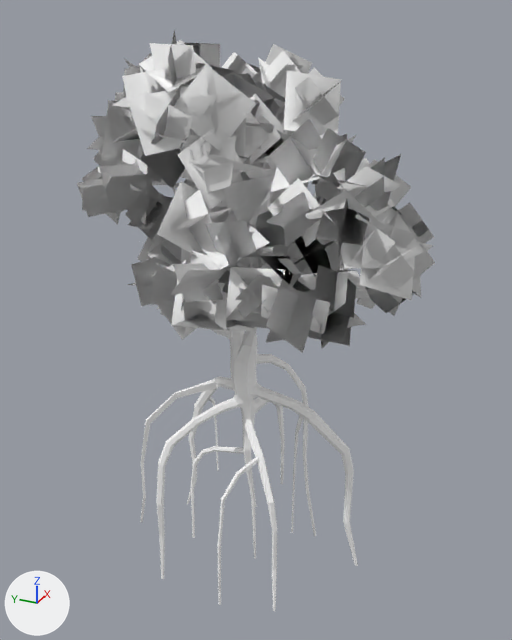
The glTF model public/siege/scifi/swamp_SM_Env_Tree_Mangrove_03.gltf, before and after one commit.
One viewpoint serves both versions: a 50 mm lens placed at (-5.77, -2.57, 4.91), pointed at (0.02, 0.03, 2.02). Arrows for +X, +Y and +Z are at lower left; the lights stay in place. The first picture is the older version. Objects named as collision shapes, trigger or cutter boxes, shadow casters or lower levels of detail are left out. Where no turn or scale is listed for an object, it has been applied to the vertices.

The first picture shows 'SM_Env_Tree_Mangrove_03_LOD0'.
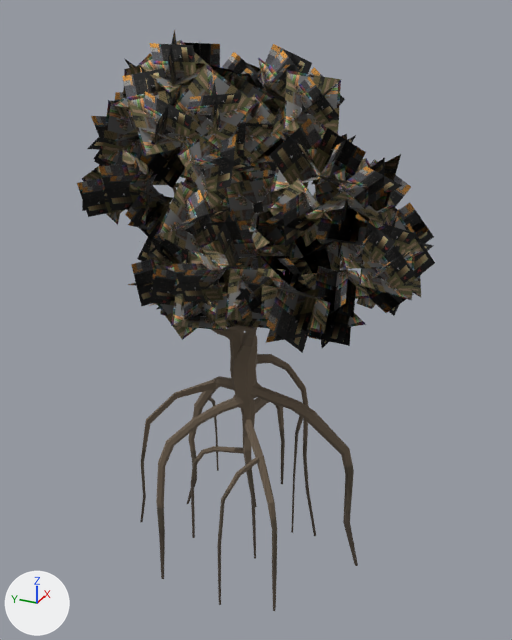
Boxes [x1, y1, x2, y2] around the edits, measured in the pictures (512 x 640 px):
'SM_Env_Tree_Mangrove_03_LOD0', surface changed (darker): [77, 30, 435, 611] in both

The change, as a list of edits to the scene's bpy script:
```text
Add img_polygonnaturebiomes_swamp_texture_01:
    img_polygonnaturebiomes_swamp_texture_01 = load_image('PolygonNatureBiomes_Swamp_Texture_01', 'PolygonNatureBiomes_Swamp_Texture_01.webp', 4096, 4096, 'sRGB')
Change mat_trunk2:
    add n3 = _N.new('ShaderNodeMix'); n3.name = 'Mix'
    add n3.data_type = 'RGBA'
    add n3.blend_type = 'MULTIPLY'
    add n3.inputs[0].default_value = 1.0  # 'Factor'
    add n4 = _N.new('ShaderNodeTexImage'); n4.name = 'Image Texture'
    add n4.image = img_polygonnaturebiomes_swamp_texture_01
    where n2 = _N.new('ShaderNodeVertexColor'); n2.name = 'Color Attribute'
    where n0 = _N.new('ShaderNodeBsdfPrincipled'); n0.name = 'Principled BSDF'
    remove _L.new(n2.outputs[0], n0.inputs[0])  # 'Color' to 'Base Color'
    add _L.new(n3.outputs[2], n0.inputs[0])  # 'Result' to 'Base Color'
    add _L.new(n2.outputs[0], n3.inputs[7])  # 'Color' to 'B'
    add _L.new(n4.outputs[0], n3.inputs[6])  # 'Color' to 'A'
```
